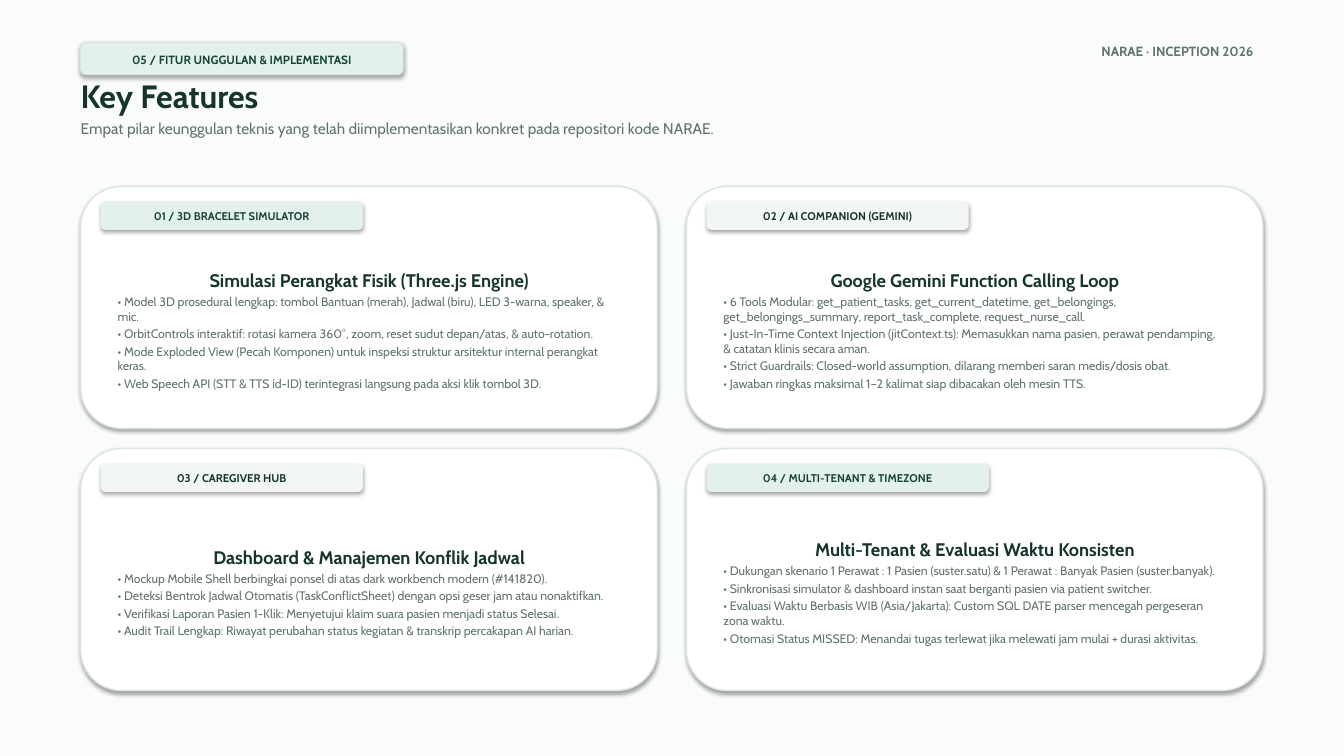
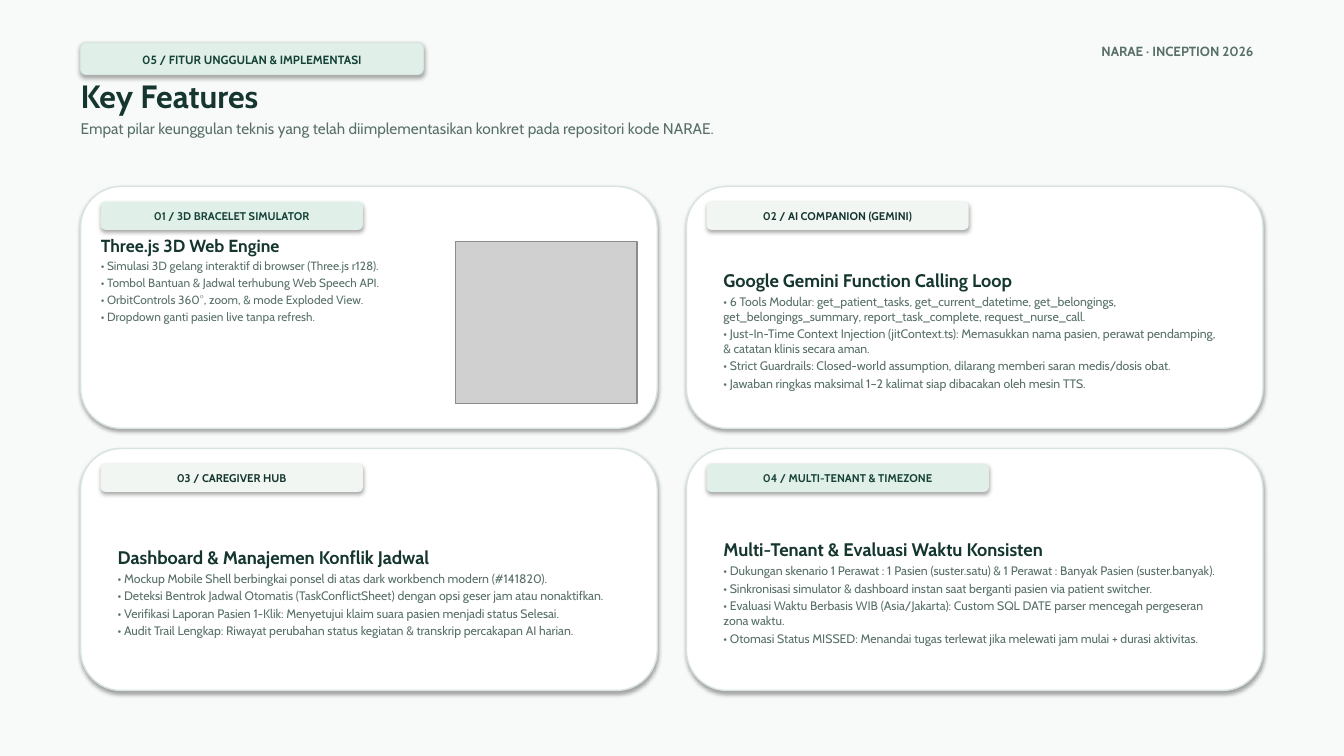
Before and after one commit to MichaelB232/narae, a slide deck: slide 6 of NARAE_Pitch_Deck.pptx. Drawn at 1344x756 pixels with LibreOffice and Linux fonts; fonts in the diff are those of the drawing; grey boxes stand for pictures. Boxes give left, top, right and bottom in pixels: in the first picture for what was removed or moved away, otherwise in the second. Text is boxed around its words. In the diff, an @@ line names an element or a change of style, - is before the commit and + after.

```diff
--- a/NARAE_Pitch_Deck.pptx
+++ b/NARAE_Pitch_Deck.pptx
@@ rectangle at [0, 0, 1344, 756]: fill #FAFCFB to #F8FAF9 @@
@@ rounded rectangle "05 / FITUR UNGGULAN & ...": place and size @@
-rounded rectangle "05 / FITUR UNGGULAN & ..." at [81, 42, 403, 75]
+rounded rectangle "05 / FITUR UNGGULAN & ..." at [81, 42, 423, 75]
@@ rounded rectangle "05 / FITUR UNGGULAN & ..." at [81, 42, 423, 75]: text colour #184438 to #164338; fill #E2F1EA to #E0EFE8; outline #DAE6E0 0.75 pt to #D8E4DE 0.75 pt @@
@@ text "Key Features" at [81, 85, 714, 138]: text colour #14342C to #15362F in "Key Features"; text colour #60746D to #587068 in "Empat pilar keunggulan teknis yang telah diimplementasikan ..." @@
@@ rounded rectangle at [81, 187, 657, 429]: outline #DAE6E0 1 pt to #D8E4DE 1 pt @@
@@ rounded rectangle "Google Gemini Function Calling Loop" at [687, 187, 1263, 429]: text colour #14342C to #15362F in "Google Gemini Function Calling Loop"; text colour #60746D to #587068; alignment centre to left; outline #DAE6E0 1 pt to #D8E4DE 1 pt @@
@@ text added at [101, 239, 380, 324], 8.5 pt, text #587068 @@
+Three.js 3D Web Engine
+• Simulasi 3D gelang interaktif di browser (Three.js r128).
+• Tombol Bantuan & Jadwal terhubung Web Speech API.
+• OrbitControls 360°, zoom, & mode Exploded View.
+• Dropdown ganti pasien live tanpa refresh.
@@ picture added at [456, 242, 637, 403] @@
@@ text in rounded rectangle at [118, 273, 598, 391]: text removed @@
-Simulasi Perangkat Fisik (Three.js Engine)
-• Model 3D prosedural lengkap: tombol Bantuan (merah), Jadwal (biru), LED 3-warna, speaker, & mic.
-• OrbitControls interaktif: rotasi kamera 360°, zoom, reset sudut depan/atas, & auto-rotation.
-• Mode Exploded View (Pecah Komponen) untuk inspeksi struktur arsitektur internal perangkat keras.
-• Web Speech API (STT & TTS id-ID) terintegrasi langsung pada aksi klik tombol 3D.
@@ rounded rectangle "Dashboard & Manajemen Konflik Jadwal" at [81, 449, 657, 691]: text colour #14342C to #15362F in "Dashboard & Manajemen Konflik Jadwal"; text colour #60746D to #587068; alignment centre to left; outline #DAE6E0 1 pt to #D8E4DE 1 pt @@
@@ rounded rectangle "Multi-Tenant & Evaluasi Waktu Konsisten" at [687, 449, 1263, 691]: text colour #14342C to #15362F in "Multi-Tenant & Evaluasi Waktu Konsisten"; text colour #60746D to #587068; alignment centre to left; outline #DAE6E0 1 pt to #D8E4DE 1 pt @@
```
Also in this commit, not shown: 8 other slides changed, 3 other files.
